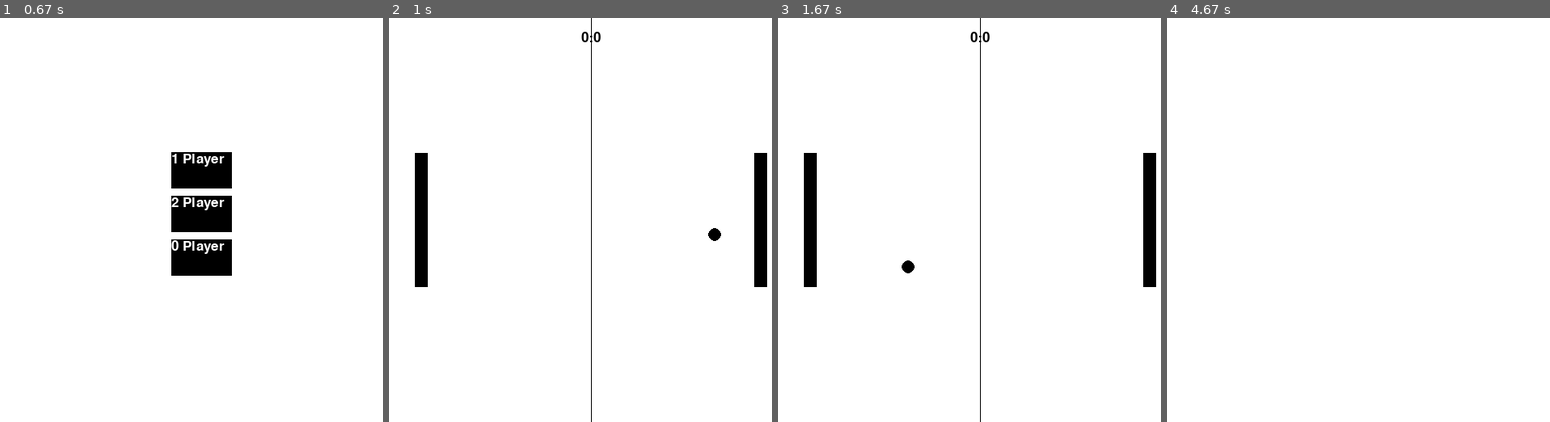
Above: before the commit, frames 1-4 (left to right).
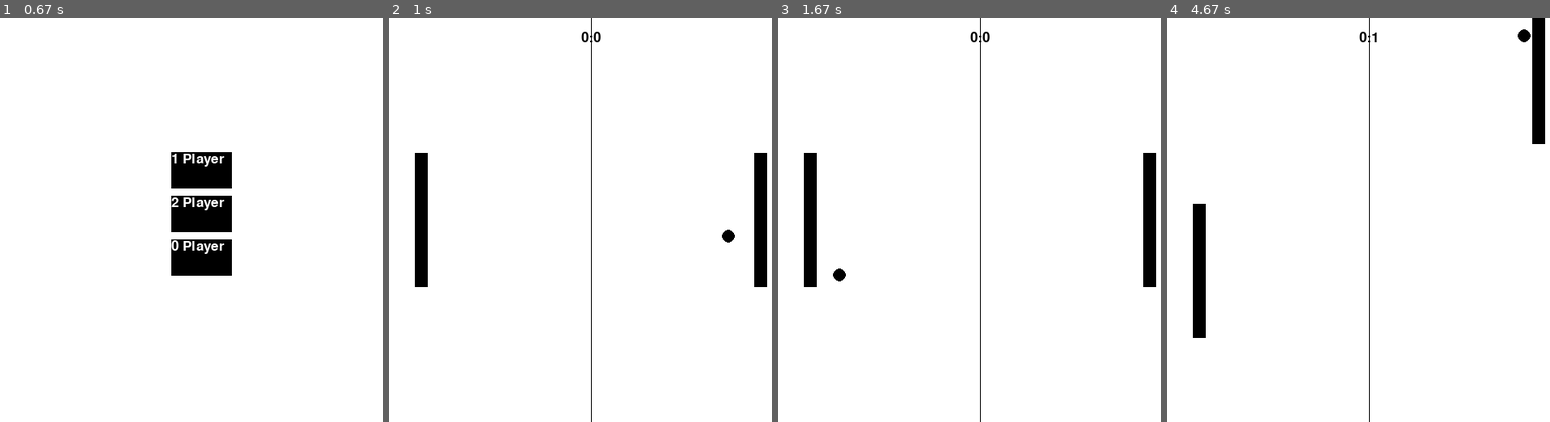
Above: after the commit, the same moments.

Repository: Chazz22/PygameTests
Game: pygame game, started from Pong.py
Same seed, same stepped clock (60 frames per second), same inputs: the game is played once before the commit and once after it.
Inputs:
- Up to frame 1 (0.67 s): click "Play" at 0.38 s
- Up to frame 2 (1 s): click "1 Player" at 0.72 s
- Up to frame 3 (1.67 s): tap S at 1 s; tap W at 1.33 s
- Up to frame 4 (4.67 s): tap W at 2.67 s; tap S at 4 s

Frame 1 is identical in both runs. In frame 2, 0.2% of the frame differs, in the area x 83-91%, y 52-56%; in frame 3, 0.2%; in frame 4, 2.5%, in the area x 6-99%, y 0-100%.

Commit message:
Changes to Pong

Diff:
--- a/Pong.py
+++ b/Pong.py
@@ -4,7 +4,7 @@
 from abc import abstractmethod, ABCMeta
 
 display_size = 500
-fps = 30
+fps = 35
 
 ball_size = display_size // 30
 paddle_height = display_size // 3
@@ -101,13 +101,17 @@
             else:
                 button.is_highlighted = False
 
+    def update(self):
+        self.check_hover()
+        self.draw()
+
     def check_click(self):
         if not self.enabled:
-             return
+            return
         mouse_x = pygame.mouse.get_pos()[0]
         mouse_y = pygame.mouse.get_pos()[1]
         for button in self.buttons:
-            if button.x < mouse_x < button.x + button_width and button.y < mouse_y < button.y + button_height:
+            if button.x <= mouse_x <= button.x + button_width and button.y <= mouse_y <= button.y + button_height:
                 return button.click()
             else:
                 return None
@@ -127,8 +131,10 @@
     def __init__(self, main):
         self.main = main
         self.buttons = ([Button(self.main, '1 Player', display_size // 2 - button_width / 2, display_size // 3)
-                         , Button(self.main, '2 Player', display_size // 2 - button_width / 2, (display_size // 3) + button_height * 1.2)
-                         , Button(self.main, '0 Player', display_size // 2 - button_width / 2, (display_size // 3) + 2 * button_height * 1.2)])
+                         , Button(self.main, '2 Player', display_size // 2 - button_width / 2,
+                                  (display_size // 3) + button_height * 1.2)
+                         , Button(self.main, '0 Player', display_size // 2 - button_width / 2,
+                                  (display_size // 3) + 2 * button_height * 1.2)])
         BaseMenu.__init__(self, main, self.buttons)
 
 
@@ -232,7 +238,6 @@
                     pygame.quit()
                     quit()
                 if event.type == pygame.MOUSEBUTTONDOWN:
-                    print(self.player_selection_menu.check_click())
                     if self.main_menu.check_click() == 'Play':
                         self.main_menu.enabled = False
                         self.player_selection_menu.enabled = True
@@ -251,11 +256,9 @@
 
             self.game_display.fill(white)
             if self.player_selection_menu.enabled:
-                self.player_selection_menu.check_hover()
-                self.player_selection_menu.draw()
+                self.player_selection_menu.update()
             if self.main_menu.enabled:
-                self.main_menu.check_hover()
-                self.main_menu.draw()
+                self.main_menu.update()
             pygame.display.update()
 
         while not self.game_exit:
